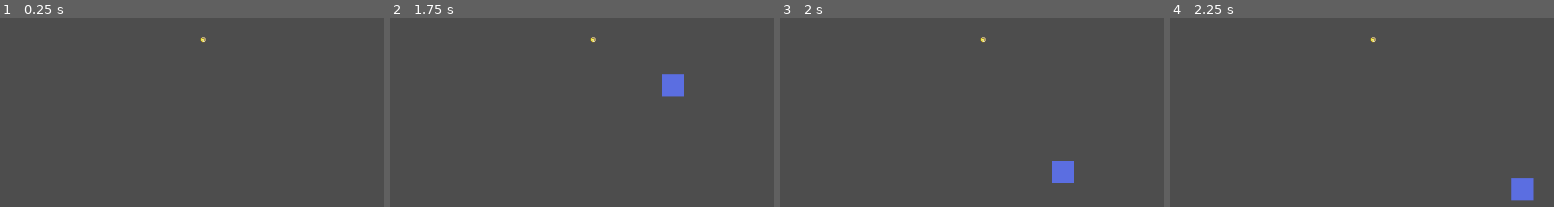
Above: before the commit, frames 1-4 (left to right).
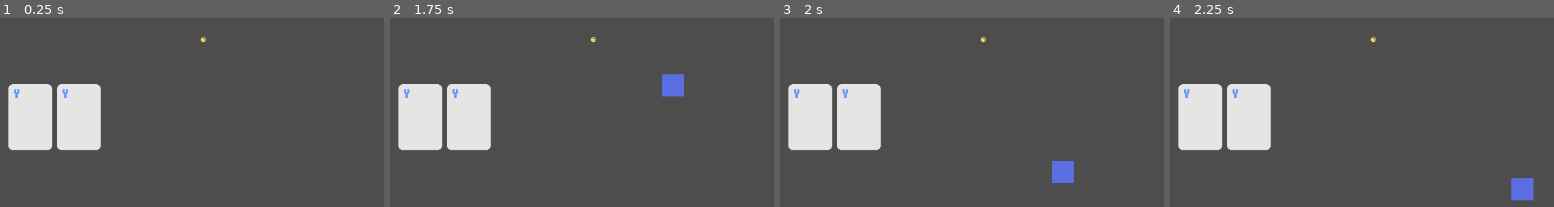
Above: after the commit, the same moments.

Repository: GoldenAppler-eng/Psyches-Dungeon
Game: Godot game, scene res://scenes/test_world.tscn
Same seed, same stepped clock (60 frames per second), same inputs: the game is played once before the commit and once after it. This scene is started directly instead of the project's main scene.
Inputs:
- Up to frame 1 (0.25 s): no input
- Up to frame 2 (1.75 s): tap Enter at 0.5 s; hold D (move_right) 0.53-1.28 s; tap Space (attack) at 0.6 s; hold S (move_down) from 1.28 s (still down); tap E (open_chest) at 1.35 s
- Up to frame 3 (2 s): keep holding S (move_down)
- Up to frame 4 (2.25 s): release S (move_down) at 2.03 s; hold D (move_right) from 2.03 s (still down); tap Space (attack) at 2.1 s
The pictures show only the part of the screen within x 27-77%, y 50-100%; the shares and areas given below are measured in that part.

The runs differ from the first frame. In frame 1, 8.0% of the frame differs, in the area x 2-27%, y 34-70%; in frame 2, 8.0%; in frame 3, 8.0%; in frame 4, 8.0%.

Commit message:
Added card handler

Diff:
--- /dev/null
+++ b/prefabs/cards/card.tscn
@@ -0,0 +1,62 @@
+[gd_scene load_steps=9 format=3 uid="uid://bd48cv83wcg06"]
+
+[ext_resource type="Script" path="res://scripts/card.gd" id="1_fjxds"]
+[ext_resource type="Texture2D" uid="uid://jjsc0yolhkaj" path="res://sprites/tmp-card-64x96.png" id="1_q5kvt"]
+[ext_resource type="Texture2D" uid="uid://cu8hjskyai2mc" path="res://sprites/tmp-effect-icons.png" id="2_g5m25"]
+
+[sub_resource type="SpriteFrames" id="SpriteFrames_sikdj"]
+animations = [{
+"frames": [{
+"duration": 1.0,
+"texture": ExtResource("1_q5kvt")
+}],
+"loop": true,
+"name": &"default",
+"speed": 5.0
+}]
+
+[sub_resource type="AtlasTexture" id="AtlasTexture_piwom"]
+atlas = ExtResource("2_g5m25")
+region = Rect2(0, 0, 16, 16)
+
+[sub_resource type="AtlasTexture" id="AtlasTexture_irvt0"]
+atlas = ExtResource("2_g5m25")
+region = Rect2(16, 0, 16, 16)
+
+[sub_resource type="AtlasTexture" id="AtlasTexture_na6le"]
+atlas = ExtResource("2_g5m25")
+region = Rect2(32, 0, 16, 16)
+
+[sub_resource type="SpriteFrames" id="SpriteFrames_go5d2"]
+animations = [{
+"frames": [{
+"duration": 1.0,
+"texture": SubResource("AtlasTexture_piwom")
+}, {
+"duration": 1.0,
+"texture": SubResource("AtlasTexture_irvt0")
+}, {
+"duration": 1.0,
+"texture": SubResource("AtlasTexture_na6le")
+}, {
+"duration": 1.0,
+"texture": null
+}],
+"loop": false,
+"name": &"default",
+"speed": 5.0
+}]
+
+[node name="card" type="Node2D"]
+script = ExtResource("1_fjxds")
+effect_type = 1
+
+[node name="base" type="AnimatedSprite2D" parent="."]
+unique_name_in_owner = true
+sprite_frames = SubResource("SpriteFrames_sikdj")
+
+[node name="effect_icon" type="AnimatedSprite2D" parent="."]
+unique_name_in_owner = true
+position = Vector2(-20, -35)
+sprite_frames = SubResource("SpriteFrames_go5d2")
+frame = 3
--- /dev/null
+++ b/prefabs/handlers/card_handler.tscn
@@ -0,0 +1,30 @@
+[gd_scene load_steps=9 format=3 uid="uid://bnj71gqcb0bcx"]
+
+[ext_resource type="Script" path="res://scripts/handlers/card_handler.gd" id="1_hahlu"]
+[ext_resource type="PackedScene" uid="uid://bd48cv83wcg06" path="res://prefabs/cards/card.tscn" id="1_xopyf"]
+[ext_resource type="Resource" uid="uid://cw065otp2t7k6" path="res://resources/effects/change_mission.tres" id="2_ed2ct"]
+[ext_resource type="Resource" uid="uid://tu7cgss2s5g8" path="res://resources/effects/decrease_goal.tres" id="3_qxo1t"]
+[ext_resource type="Resource" uid="uid://c7eh5sgplycxv" path="res://resources/effects/half_time.tres" id="4_v2hfx"]
+[ext_resource type="Resource" uid="uid://cvup04gpap6e5" path="res://resources/effects/increase_goal.tres" id="5_683ri"]
+[ext_resource type="Resource" uid="uid://drnk23f2sqo7i" path="res://resources/effects/invert_controls.tres" id="6_3jmvb"]
+[ext_resource type="Resource" uid="uid://c1q7jgka7p1hs" path="res://resources/effects/shift_controls.tres" id="7_llhrb"]
+
+[node name="card_handler" type="Node2D"]
+script = ExtResource("1_hahlu")
+effect_pool = Array[Resource("res://scripts/WildEffect.gd")]([ExtResource("2_ed2ct"), ExtResource("3_qxo1t"), ExtResource("4_v2hfx"), ExtResource("5_683ri"), ExtResource("6_3jmvb"), ExtResource("7_llhrb")])
+
+[node name="next" parent="." instance=ExtResource("1_xopyf")]
+unique_name_in_owner = true
+
+[node name="current" parent="." instance=ExtResource("1_xopyf")]
+unique_name_in_owner = true
+position = Vector2(70, 0)
+
+[node name="cover" parent="." instance=ExtResource("1_xopyf")]
+unique_name_in_owner = true
+
+[node name="NewCardTimer" type="Timer" parent="."]
+wait_time = 30.0
+autostart = true
+
+[connection signal="timeout" from="NewCardTimer" to="." method="_on_new_card_timer_timeout"]
--- a/prefabs/placeable/enemy.tscn
+++ b/prefabs/placeable/enemy.tscn
@@ -49,9 +49,11 @@
 [node name="AttackCooldownTimer" type="Timer" parent="."]
 unique_name_in_owner = true
 wait_time = 3.0
+one_shot = true
 
 [node name="InvincibilityTimer" type="Timer" parent="."]
 unique_name_in_owner = true
+one_shot = true
 
 [node name="ObjectDetectionArea" type="Area2D" parent="."]
 unique_name_in_owner = true
--- a/prefabs/placeable/player.tscn
+++ b/prefabs/placeable/player.tscn
@@ -30,6 +30,7 @@
 
 [node name="InvinciblityTimer" type="Timer" parent="."]
 unique_name_in_owner = true
+one_shot = true
 
 [node name="PlayerHitbox" type="Area2D" parent="."]
 collision_layer = 32
@@ -51,6 +52,7 @@
 [node name="AttackCooldownTimer" type="Timer" parent="."]
 unique_name_in_owner = true
 wait_time = 0.5
+one_shot = true
 
 [node name="RoomDetector" type="Area2D" parent="."]
 collision_layer = 0
--- a/scenes/test_world.tscn
+++ b/scenes/test_world.tscn
@@ -1,18 +1,24 @@
-[gd_scene load_steps=5 format=3 uid="uid://47pk3lvrw00k"]
+[gd_scene load_steps=6 format=3 uid="uid://47pk3lvrw00k"]
 
 [ext_resource type="PackedScene" uid="uid://bh85bemgdn78m" path="res://prefabs/handlers/effect_resolution_handler.tscn" id="1_o22w8"]
 [ext_resource type="PackedScene" uid="uid://di8bojp8w0r88" path="res://prefabs/placeable/player.tscn" id="2_wgghm"]
 [ext_resource type="PackedScene" uid="uid://b745s8ogrbuvm" path="res://prefabs/handlers/task_handler.tscn" id="3_mohqd"]
 [ext_resource type="PackedScene" uid="uid://3v1d7p2qk7hi" path="res://prefabs/placeable/coin.tscn" id="4_siekt"]
+[ext_resource type="PackedScene" uid="uid://bnj71gqcb0bcx" path="res://prefabs/handlers/card_handler.tscn" id="5_sf3at"]
 
 [node name="test_world" type="Node2D"]
+
+[node name="card_handler" parent="." node_paths=PackedStringArray("task_handler", "effect_handler") instance=ExtResource("5_sf3at")]
+position = Vector2(344, 416)
+task_handler = NodePath("../task_handler")
+effect_handler = NodePath("../effect_resolution_handler")
+
+[node name="task_handler" parent="." instance=ExtResource("3_mohqd")]
 
 [node name="effect_resolution_handler" parent="." instance=ExtResource("1_o22w8")]
 
 [node name="player" parent="." instance=ExtResource("2_wgghm")]
 position = Vector2(333, 145)
-
-[node name="task_handler" parent="." instance=ExtResource("3_mohqd")]
 
 [node name="coin" parent="." instance=ExtResource("4_siekt")]
 position = Vector2(697, 121)
--- a/scripts/WildEffect.gd
+++ b/scripts/WildEffect.gd
@@ -6,5 +6,5 @@
 @export var action_script : GDScript
 
 func run_action() -> void:
-	print(effect_name)
-	action_script.new()
+	if action_script:
+		action_script.new()
--- /dev/null
+++ b/scripts/card.gd
@@ -0,0 +1,13 @@
+class_name Card
+extends Node2D
+
+var task_text : String
+var effect_text : String
+@export var effect_type : int = 4
+var face_down : bool
+
+@onready var base : AnimatedSprite2D = $%base
+@onready var effect_icon : AnimatedSprite2D = $%effect_icon
+
+func _process(delta : float) -> void:
+	effect_icon.frame = effect_type
--- /dev/null
+++ b/scripts/handlers/card_handler.gd
@@ -0,0 +1,45 @@
+class_name CardHandler
+extends Node2D
+
+@export var effect_pool : Array[WildEffect]
+
+@export var task_handler : TaskHandler
+@export var effect_handler : EffectHandler
+
+@onready var new_card_timer : Timer = $NewCardTimer
+
+@onready var next : Card = $%next
+@onready var current : Card = $%current
+@onready var cover : Card = $%cover
+
+func ready() -> void:
+	_generate_new_current_card()
+
+func _generate_new_current_card() -> void:
+	var task_values : Array[int] = _generate_new_task()
+	var card_effect : WildEffect = _generate_new_effect()
+
+	current.task_text = "bruh"
+
+	current.effect_type = card_effect.effect_type
+	current.effect_text = card_effect.effect_name
+
+	print(card_effect.effect_name)
+
+func _generate_new_effect() -> WildEffect:
+	var chosen_effect : WildEffect = effect_pool.pick_random()
+
+	effect_handler.add_effect_to_resolve(chosen_effect)
+
+	return chosen_effect
+
+func _generate_new_task() -> Array[int]:
+	var gen_task_type : int = randi_range(Global.TASK_TYPE.DEFEAT, Global.TASK_TYPE.TRAVEL)
+	var gen_task_amt : int = randi_range(2, 5)
+
+	task_handler.set_task_type(gen_task_type, gen_task_amt)
+
+	return [gen_task_type, gen_task_amt]
+
+func _on_new_card_timer_timeout() -> void:
+	_generate_new_current_card()
--- a/scripts/handlers/effect_resolution_handler.gd
+++ b/scripts/handlers/effect_resolution_handler.gd
@@ -1,3 +1,4 @@
+class_name EffectHandler
 extends Node2D
 
 @export var effects_to_resolve : Array[WildEffect]
@@ -7,3 +8,6 @@
 		var eff : WildEffect = effects_to_resolve.pop_front()
 
 		eff.run_action()
+
+func add_effect_to_resolve(eff : WildEffect) -> void:
+	effects_to_resolve.append(eff)
--- a/scripts/handlers/task_handler.gd
+++ b/scripts/handlers/task_handler.gd
@@ -1,6 +1,5 @@
+class_name TaskHandler
 extends Node2D
-
-enum TASK_TYPE { DEFEAT = 0, DEFEAT_GOLD, COLLECT, OPEN, ACTIVATE, TRAVEL }
 
 @onready var task_display_label : Label = $TaskDisplayLabel
 
@@ -21,30 +20,39 @@
 func _ready() -> void:
 	GlobalSignalBus.coin_collected.connect(_on_coin_collected)
 
-	current_task_type = TASK_TYPE.COLLECT
+	current_task_type = Global.TASK_TYPE.COLLECT
 
 func _process(delta : float) -> void:
 	if task_completion_counter >= task_completion_amount:
-		GlobalSignalBus.task_completed.emit(0)
+		GlobalSignalBus.task_completed.emit(current_task_type)
 
 	var task_text : String
 
 	match current_task_type:
-		TASK_TYPE.DEFEAT:
+		Global.TASK_TYPE.DEFEAT:
 			task_text = "Defeat (" + str(task_completion_counter) + "/" + str(task_completion_amount) + ") enemies"
-		TASK_TYPE.DEFEAT_GOLD:
+		Global.TASK_TYPE.DEFEAT_GOLD:
 			task_text = "Defeat (" + str(task_completion_counter) + "/" + str(task_completion_amount) + ") golden enemies"
-		TASK_TYPE.COLLECT:
+		Global.TASK_TYPE.COLLECT:
 			task_text = "Collect (" + str(task_completion_counter) + "/" + str(task_completion_amount) + ") coins"
-		TASK_TYPE.OPEN:
+		Global.TASK_TYPE.OPEN:
 			task_text = "Open (" + str(task_completion_counter) + "/" + str(task_completion_amount) + ") chests"
-		TASK_TYPE.ACTIVATE:
+		Global.TASK_TYPE.ACTIVATE:
 			task_text = "Activate (" + str(task_completion_counter) + "/" + str(task_completion_amount) + ") traps"
-		TASK_TYPE.TRAVEL:
+		Global.TASK_TYPE.TRAVEL:
 			task_text = "Go " + direction_dict[task_completion_direction] + " into another room (" + str(task_completion_counter) + "/" + str(task_completion_amount) + ") times in a row"
 
 	task_display_label.text = task_text
 
+func set_task_type(type : int, amt : int) -> void:
+	reset_counter()
+
+	current_task_type = type
+	task_completion_amount = amt
+
+func reset_counter() -> void :
+	task_completion_counter = 0
+
 func _on_coin_collected() -> void:
-	if current_task_type == TASK_TYPE.COLLECT:
+	if current_task_type == Global.TASK_TYPE.COLLECT:
 		task_completion_counter += 1
--- a/scripts/singletons/Global.gd
+++ b/scripts/singletons/Global.gd
@@ -1,5 +1,6 @@
 extends Node
 
-enum EFFECT_TYPE { PSYCHE, CONTROL, GOAL }
+enum EFFECT_TYPE { PSYCHE = 0, CONTROL, GOAL, NONE }
+enum TASK_TYPE { DEFEAT = 0, DEFEAT_GOLD, COLLECT, OPEN, ACTIVATE, TRAVEL }
 
 var global_player : Player
--- a/scripts/singletons/SignalBus.gd
+++ b/scripts/singletons/SignalBus.gd
@@ -6,4 +6,4 @@
 signal trap_activated(activated_by_body : Node2D)
 signal enemy_death(is_gold : bool)
 signal room_changed(direction : int, room_area : Node2D)
-signal task_completed(effect_type : int)
+signal task_completed(task_type : int)
Binary file added: sprites/tmp-card-64x96.ase
Binary file added: sprites/tmp-card-64x96.png
Not shown, added: sprites/tmp-card-64x96.png.import
Binary file added: sprites/tmp-effect-icons.ase
Binary file added: sprites/tmp-effect-icons.png
Not shown, added: sprites/tmp-effect-icons.png.import
